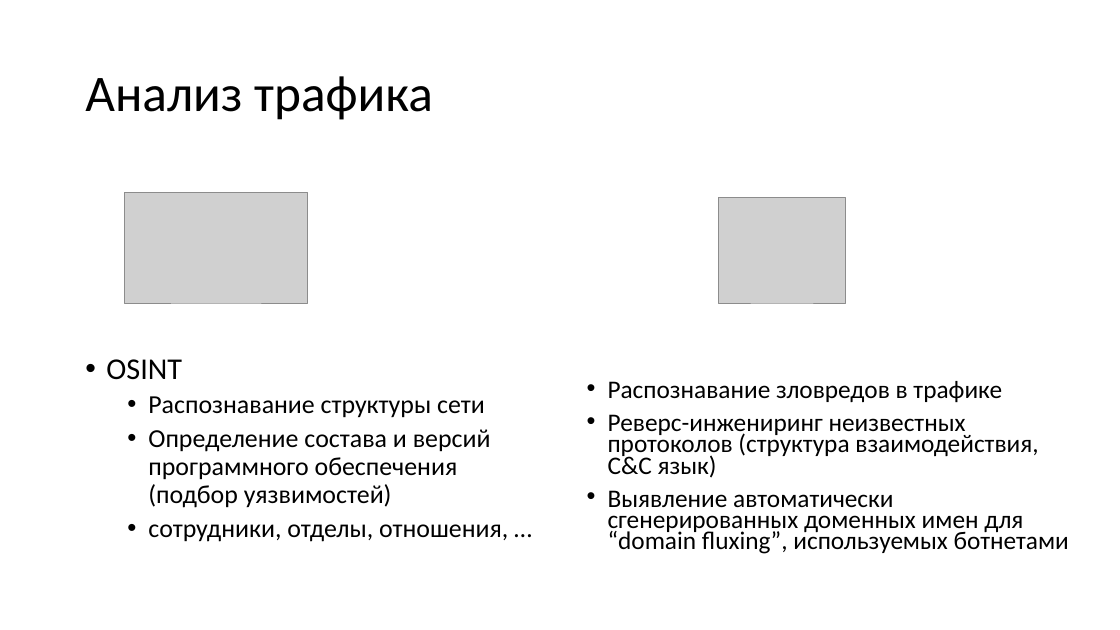
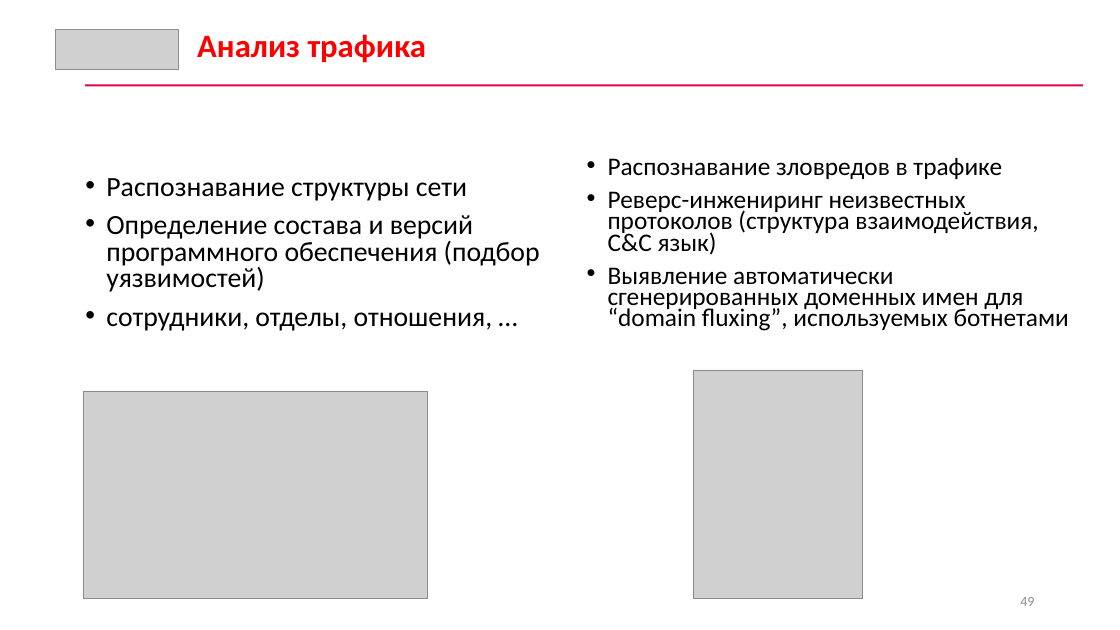
Before and after one commit to CyberLympha/AI-for-IS-Course, a slide deck: slide 49 of Лекции/Введение. Основы ИБ.pptx (slide 48 before the commit). Drawn at 1120x630 pixels with LibreOffice and Linux fonts; fonts in the diff are those of the drawing; grey boxes stand for pictures. Boxes give left, top, right and bottom in pixels: in the first picture for what was removed or moved away, otherwise in the second. Text is boxed around its words. In the diff, an @@ line names an element or a change of style, - is before the commit and + after.

```diff
--- a/Лекции/Введение. Основы ИБ.pptx
+++ b/Лекции/Введение. Основы ИБ.pptx
@@ picture added at [55,29,179,70] @@
@@ text "Анализ трафика": place and size @@
-text "Анализ трафика" at [85,76,433,120]
+text "Анализ трафика" at [197,34,426,63]
@@ text "Анализ трафика" at [197,34,426,63]: size 44 to 28 pt, text colour #000000 to #FF0000, bold on; line spacing 0.9 to 1; vertical alignment middle to top @@
@@ rectangle added at [85,85,1083,87], fill #E20443 @@
@@ text "Распознавание структуры сети": place and size @@
-text "Распознавание структуры сети" at [106,359,508,542]
+text "Распознавание структуры сети" at [106,178,540,331]
@@ text "Распознавание структуры сети" at [106,178,540,331]: size 22.2 to 23.8 pt; list level 2 to 1 in "Распознавание структуры сети"; line spacing 0.9 to 0.8; list level 2 to 1 in "Определение состава и версий программного ..."; list level 2 to 1 in "сотрудники, отделы, отношения, …" @@
@@ text "Распознавание зловредов в трафике": place and size @@
-text "Распознавание зловредов в трафике" at [608,381,1069,554]
+text "Распознавание зловредов в трафике" at [608,158,1069,331]
@@ text at [106,359,182,380]: paragraph removed @@
-• OSINT
@@ picture: place and size @@
-picture at [719,197,845,302]
+picture at [693,370,863,598]
@@ picture: place and size @@
-picture at [124,192,308,303]
+picture at [83,391,428,598]
@@ page number added at [1020,597,1034,606], 12 pt, text #8C8C8C @@
+49
```
Also in this commit, not shown: 10 other slides changed, 1 slide added, 3 other files.
